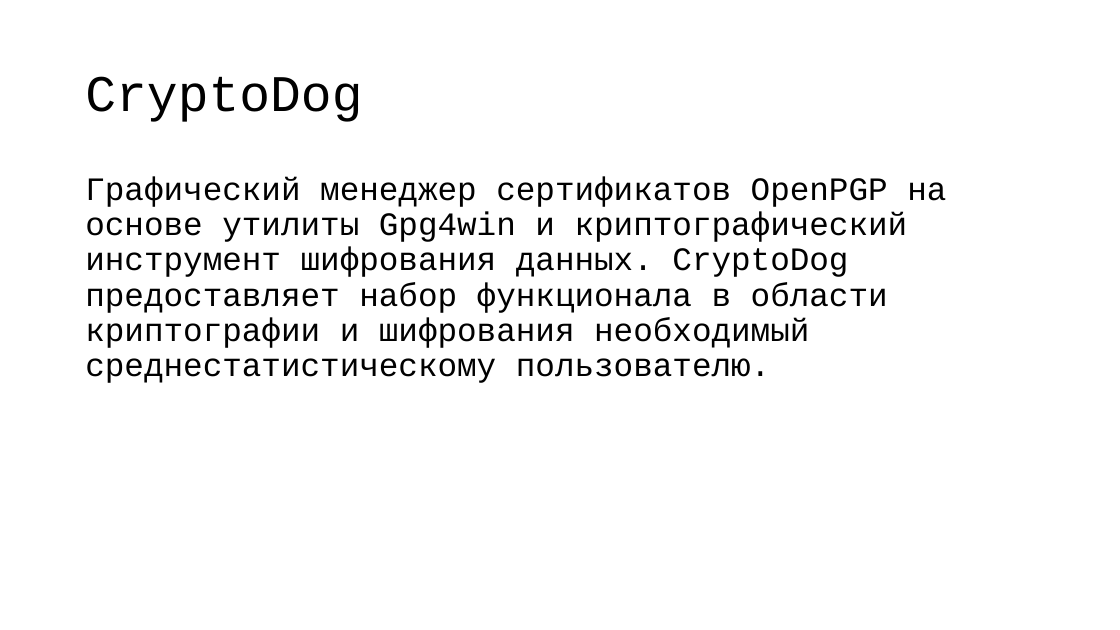
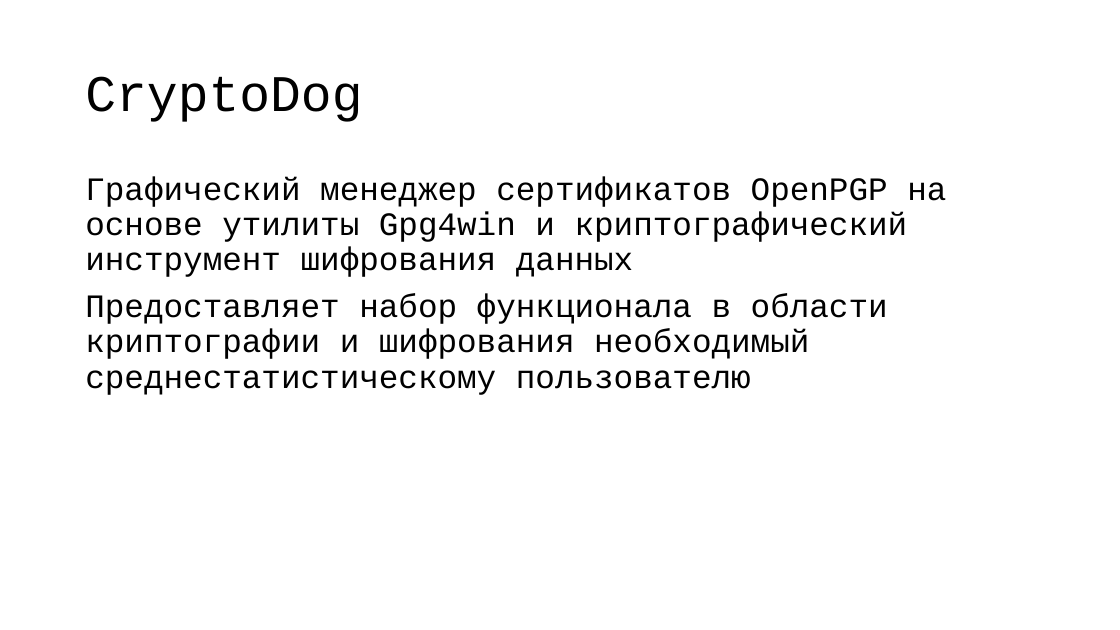
Before and after one commit to PlakIA/CryptoDog-YL, a slide deck: slide 4 of защита/CryptoDog.pptx. Drawn at 1120x630 pixels with LibreOffice and Linux fonts; fonts in the diff are those of the drawing. Boxes give left, top, right and bottom in pixels: in the first picture for what was removed or moved away, otherwise in the second. Text is boxed around its words. In the diff, an @@ line names an element or a change of style, - is before the commit and + after.

```diff
--- a/защита/CryptoDog.pptx
+++ b/защита/CryptoDog.pptx
@@ text at box(85, 176, 946, 395): text changed @@
-Графический менеджер сертификатов OpenPGP на основе утилиты Gpg4win и криптографический инструмент шифрования данных. CryptoDog предоставляет набор функционала в области криптографии и шифрования необходимый среднестатистическому пользователю.
+Графический менеджер сертификатов OpenPGP на основе утилиты Gpg4win и криптографический инструмент шифрования данных
+Предоставляет набор функционала в области криптографии и шифрования необходимый среднестатистическому пользователю
```
Also in this commit, not shown: 1 other slide changed, 1 other file.
